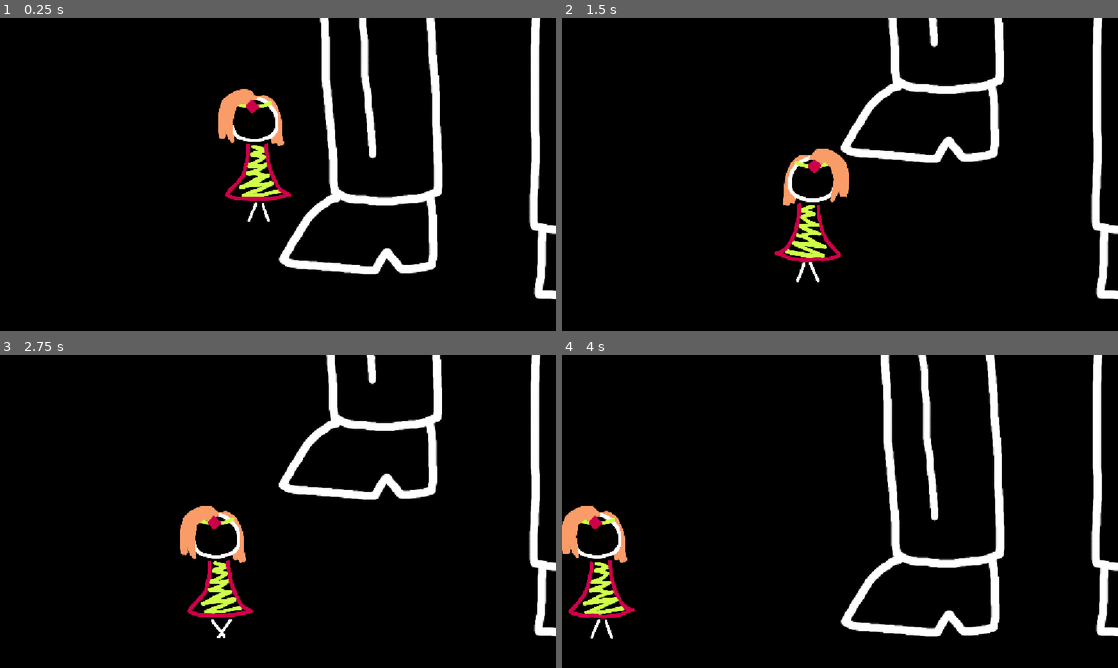
Above: before the commit, frames 1-4 (two rows, left to right).
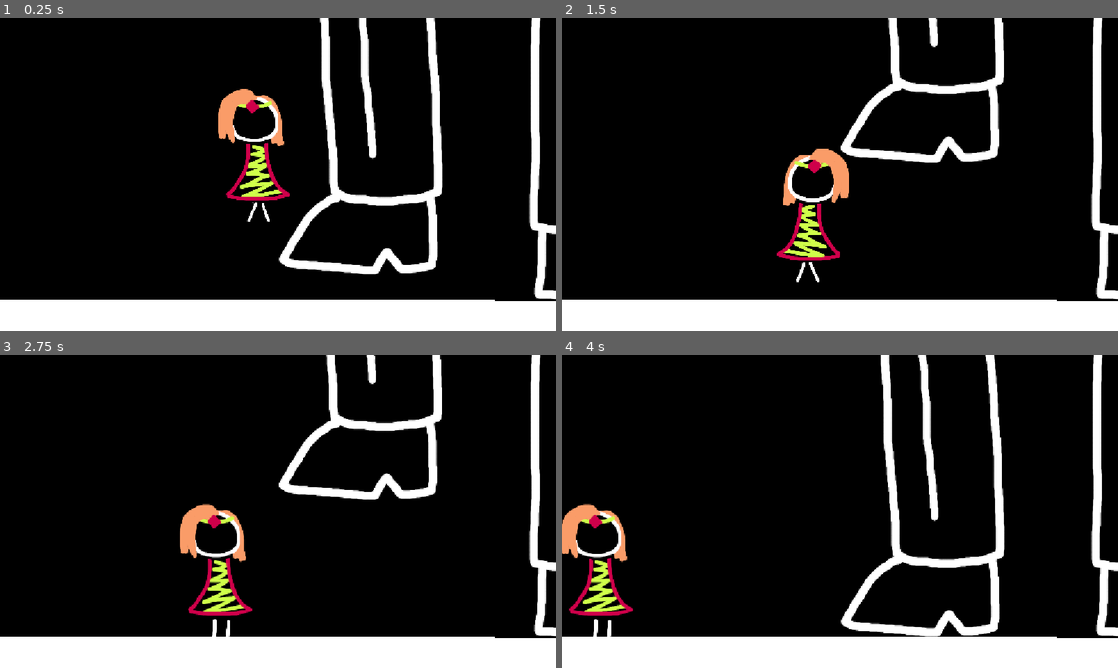
Above: after the commit, the same moments.

Repository: MarmadileManteater/I-Just-Wanted-to-Be-Younger-But-Now-I-m-Fighting-for-My-Life-Against-a-Problematic-Authority-Figure
Game: Godot game, scene res://scenes/screen_test/scene.tscn
Same seed, same stepped clock (60 frames per second), same inputs: the game is played once before the commit and once after it.
Inputs:
- Up to frame 1 (0.25 s): no input
- Up to frame 2 (1.5 s): tap Enter (ui_accept) at 0.5, 0.77 s; hold Right (ui_right) from 0.53 s (still down)
- Up to frame 3 (2.75 s): tap Enter (ui_accept) at 1.52 s; release Right (ui_right) at 2.03 s; hold Left (ui_left) from 2.03 s (still down)
- Up to frame 4 (4 s): keep holding Left (ui_left); tap Enter (ui_accept) at 3.02, 3.77 s

The runs differ from the first frame. In frame 1, 11% of the frame differs, in the area x 0-100%, y 0-100%; in frame 2, 11%; in frame 3, 11%; in frame 4, 11%.

Commit message:
Add crush animation
(with some todos)  🤷‍♀️

Diff:
--- a/project/project.godot
+++ b/project/project.godot
@@ -12,7 +12,7 @@
 
 config/name="MGGJ14"
 run/main_scene="uid://bbt08jhhrbiom"
-config/features=PackedStringArray("4.7", "GL Compatibility")
+config/features=PackedStringArray("4.6", "GL Compatibility")
 config/icon="res://icon.svg"
 
 [display]
--- a/project/scenes/nested/willow/willow.gd
+++ b/project/scenes/nested/willow/willow.gd
@@ -5,14 +5,23 @@
 const SPEED = 300.0
 const JUMP_VELOCITY = -400.0
 
+var gravity_enabled: bool = true
 var sprite: AnimatedSpriteExtension
+var shape: CollisionShape2D
+
+func change_animation(name: String) -> void:
+	sprite.change_animation(name)
+
+func play(name: String) -> void:
+	sprite.play(name)
 
 func _ready() -> void:
 	sprite = find_child("Sprite")
+	shape = find_child("Shape")
 
 func _physics_process(delta: float) -> void:
 	# Add the gravity.
-	if not is_on_floor():
+	if not is_on_floor() and gravity_enabled:
 		velocity += get_gravity() * delta
 
 	# Handle jump.
@@ -26,13 +35,16 @@
 		velocity.x = direction * SPEED
 		sprite.flip_h = direction > 0
 		if is_on_floor():
-			sprite.change_animation("walk")
+			if sprite.animation != "crushed":# TODO do this right
+				sprite.change_animation("walk")
 	else:
 		velocity.x = move_toward(velocity.x, 0, SPEED)
 		if is_on_floor():
-			sprite.change_animation("default")
+			if sprite.animation != "crushed":# TODO do this right
+				sprite.change_animation("default")
 
 	if not is_on_floor():
-		sprite.change_animation("jump")
+		if sprite.animation != "crushed":# TODO do this right
+			sprite.change_animation("jump")
 
 	move_and_slide()
--- a/project/scenes/nested/willow/willow.tscn
+++ b/project/scenes/nested/willow/willow.tscn
@@ -2,9 +2,22 @@
 
 [ext_resource type="Texture2D" uid="uid://bkh1vwc63yiky" path="res://sprites/willow_mg_idle_animation_1.png" id="1_6t4lk"]
 [ext_resource type="Script" uid="uid://b8e46dnrms1cn" path="res://scenes/nested/willow/willow.gd" id="1_nwiua"]
+[ext_resource type="Texture2D" uid="uid://b3fwln755erg1" path="res://sprites/willow_mg_crush_animation_1.png" id="2_1gub3"]
 [ext_resource type="Texture2D" uid="uid://bh17uswntqtwb" path="res://sprites/willow_mg_walk_animation_1.png" id="2_cf4f7"]
 [ext_resource type="Texture2D" uid="uid://dewhu0dbsgn6p" path="res://sprites/willow_mg_jump_animation_1.png" id="3_30s3t"]
 [ext_resource type="Script" uid="uid://dkkdd3f8mas32" path="res://scripts/animated_sprite2d.gd" id="5_bxhn5"]
+
+[sub_resource type="AtlasTexture" id="AtlasTexture_fce71"]
+atlas = ExtResource("2_1gub3")
+region = Rect2(0, 0, 200, 300)
+
+[sub_resource type="AtlasTexture" id="AtlasTexture_6js4h"]
+atlas = ExtResource("2_1gub3")
+region = Rect2(200, 0, 200, 300)
+
+[sub_resource type="AtlasTexture" id="AtlasTexture_65i1c"]
+atlas = ExtResource("2_1gub3")
+region = Rect2(400, 0, 200, 300)
 
 [sub_resource type="AtlasTexture" id="AtlasTexture_q4pai"]
 atlas = ExtResource("1_6t4lk")
@@ -44,6 +57,20 @@
 
 [sub_resource type="SpriteFrames" id="SpriteFrames_kds0v"]
 animations = [{
+"frames": [{
+"duration": 1.0,
+"texture": SubResource("AtlasTexture_fce71")
+}, {
+"duration": 1.0,
+"texture": SubResource("AtlasTexture_6js4h")
+}, {
+"duration": 1.0,
+"texture": SubResource("AtlasTexture_65i1c")
+}],
+"loop": 0,
+"name": &"crushed",
+"speed": 25.0
+}, {
 "frames": [{
 "duration": 1.0,
 "texture": SubResource("AtlasTexture_q4pai")
@@ -105,8 +132,10 @@
 [node name="Sprite" type="AnimatedSprite2D" parent="." unique_id=187946079]
 texture_filter = 1
 sprite_frames = SubResource("SpriteFrames_kds0v")
+animation = &"crushed"
 autoplay = "default"
-frame_progress = 0.7602535
+frame = 2
+frame_progress = 1.0
 script = ExtResource("5_bxhn5")
 
 [node name="Shape" type="CollisionShape2D" parent="." unique_id=802599809]
--- a/project/scenes/screen_test/scene.tscn
+++ b/project/scenes/screen_test/scene.tscn
@@ -23,3 +23,7 @@
 [node name="BossFeet" parent="." unique_id=2040409262 instance=ExtResource("2_ydvjp")]
 position = Vector2(956, 299)
 character_name = null
+
+[node name="Polygon2D" type="Polygon2D" parent="." unique_id=2000684887]
+position = Vector2(1, 589)
+polygon = PackedVector2Array(-1, -5, 1202, -4, 1199, 83, -6, 83)
--- a/project/scenes/screen_test/screen_test.gd
+++ b/project/scenes/screen_test/screen_test.gd
@@ -13,7 +13,11 @@
 	pass # Replace with function body.
 
 func _on_crush():
-	remove_child(willow)
+	# TODO do this right
+	willow.shape.disabled = true
+	willow.gravity_enabled = false
+	willow.velocity = Vector2(0, 0)
+	willow.play("crushed")
 	pass
 
 # Called every frame. 'delta' is the elapsed time since the previous frame.
Binary file changed: project/sprites/boss_feet.png
Binary file added: project/sprites/willow_mg_crush_animation_1.png
Not shown, added: project/sprites/willow_mg_crush_animation_1.png.import
Not shown, changed: raw_assets/main girl/boss_feet.xcf
Not shown, added: raw_assets/main girl/willow_mg_crush_animation_1.xcf
